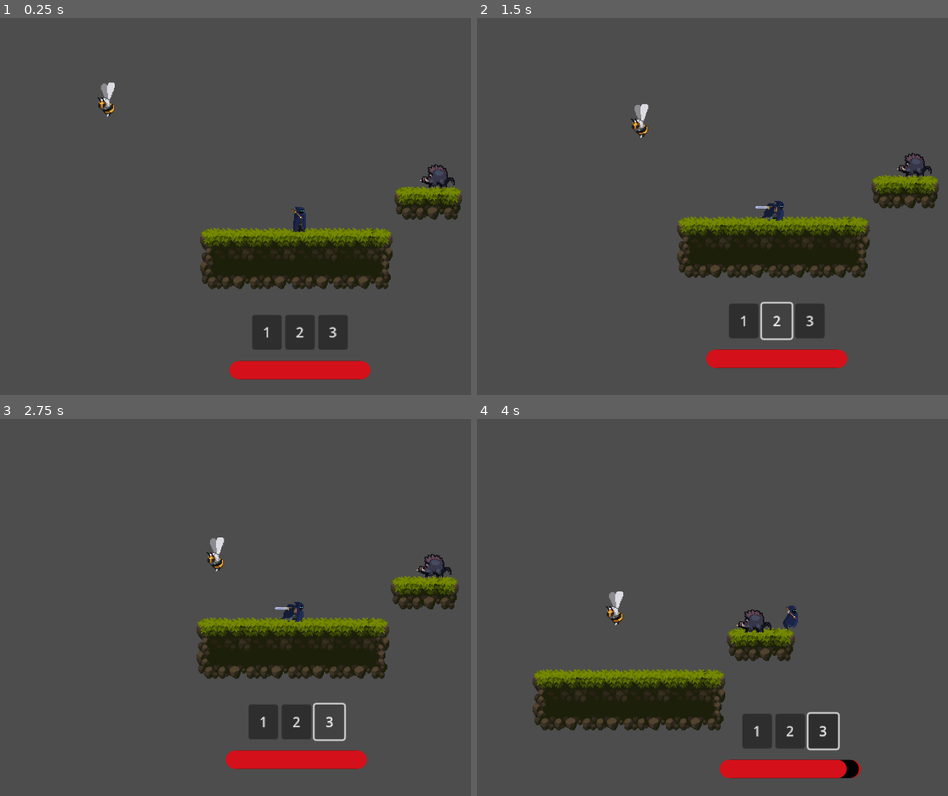
Above: before the commit, frames 1-4 (two rows, left to right).
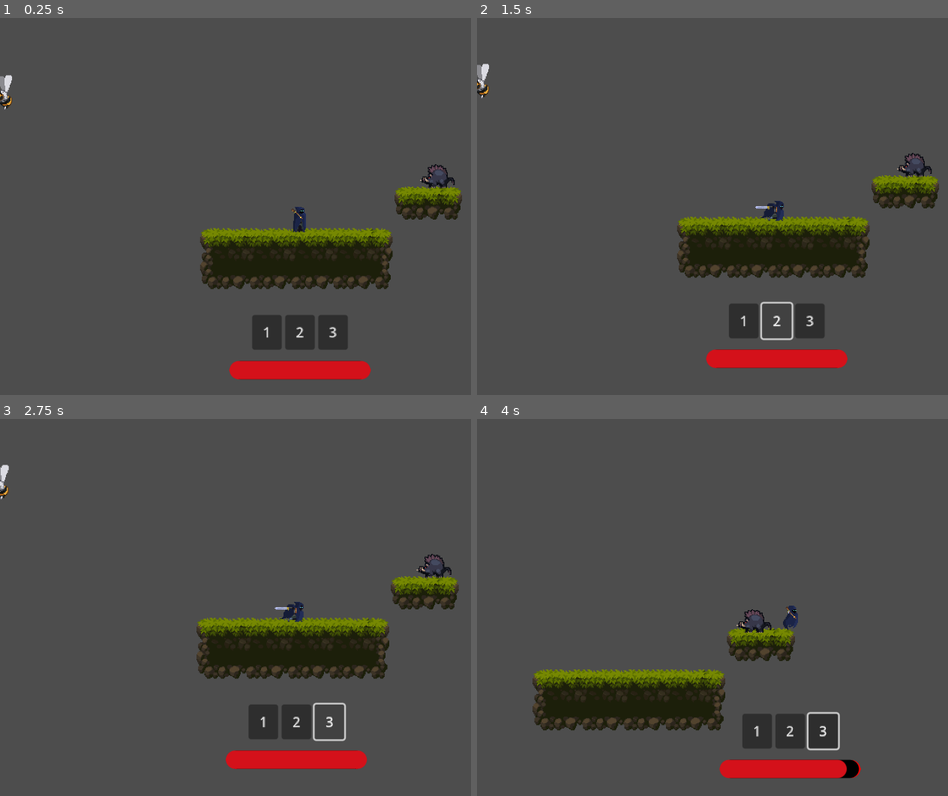
Above: after the commit, the same moments.

Repository: ACM-Game-Dev/Roguelike
Game: Godot game, scene res://Game/map.tscn
Two runs of this game, one before a commit and one after it. Both use one fixed random seed, a clock stepped at 60 frames per second and the inputs below. This scene is started directly instead of the project's main scene.
Inputs (mouse positions are in pixels of both pictures, inside the frame that each line leads up to):
- Up to frame 1 (0.25 s): no input
- Up to frame 2 (1.5 s): click "1" at 0.5 s; click "2" at 1.25 s
- Up to frame 3 (2.75 s): click "3" at 2 s
- Up to frame 4 (4 s): move the mouse to (910, 599) at 2.77 s; hold D (move_right) from 2.78 s (still down); click (910, 599) at 2.85 s; tap Space (jump) at 3.02, 3.77 s; move the mouse to (655, 637) at 3.52 s; click (655, 637) at 3.6 s

The runs differ from the first frame. In frame 1, 0.4% of the frame differs, in the area x 0-25%, y 15-27%; in frame 2, 0.4%; in frame 3, 0.3%; in frame 4, 0.2%.

Commit message:
Flying enemy moves using NavigationAgent2D

Diff:
--- a/SideScroller/Enemies/Flying/FlyingEnemy.gd
+++ b/SideScroller/Enemies/Flying/FlyingEnemy.gd
@@ -4,30 +4,45 @@
 
 @export var enemy_stats: FlyingEnemyStats
 @export var player: Player
+@onready var nav_agent = $NavigationAgent2D
+
 var direction = Vector2.RIGHT
 var damaging = false
+var in_range = false
 
 func _ready():
+	nav_agent.path_desired_distance = 4
+	nav_agent.target_desired_distance = 4
 	if !player:
-		player = get_parent().get_node("CharacterBody2D")
+		player = get_parent().get_node("Player")
 
 func _physics_process(delta):
+	if in_range:
+		nav_agent.target_position = player.global_position
 
-	if player:
-		direction = (player.global_position - global_position).normalized()
-		global_position += enemy_stats.SPEED * direction * delta
+	if nav_agent.is_navigation_finished():
+		return
+
+	var direction = (nav_agent.get_next_path_position() - global_position).normalized()
+	velocity = direction * enemy_stats.SPEED
 
 	if damaging:
 		player.take_damage(enemy_stats.DAMAGE)
 
 	move_and_slide()
 
-
 func _on_area_2d_body_entered(body):
 	if body.has_method("take_damage"):
 		damaging = true
 
-
 func _on_area_2d_body_exited(body):
 	if body.has_method("take_damage"):
 		damaging = false
+
+func _on_range_body_entered(body):
+	if body.name == "Player":
+		in_range = true
+
+func _on_range_body_exited(body):
+	if body.name == "Player":
+		in_range = false
--- a/SideScroller/Enemies/Flying/flying_enemy.tscn
+++ b/SideScroller/Enemies/Flying/flying_enemy.tscn
@@ -8,14 +8,19 @@
 resource_local_to_scene = true
 script = ExtResource("2_odqi5")
 DAMAGE = 1
-SPEED = 60.0
+SPEED = 80.0
 
 [sub_resource type="CircleShape2D" id="CircleShape2D_l66iu"]
 radius = 7.07107
 
 [sub_resource type="CircleShape2D" id="CircleShape2D_gnyop"]
 
+[sub_resource type="CircleShape2D" id="CircleShape2D_sed0b"]
+radius = 302.0
+
 [node name="FlyingEnemy" type="CharacterBody2D"]
+motion_mode = 1
+wall_min_slide_angle = 0.0
 script = ExtResource("1_hfp2b")
 enemy_stats = SubResource("Resource_l8els")
 
@@ -33,5 +38,19 @@
 texture = ExtResource("2_v5wq8")
 hframes = 4
 
+[node name="NavigationAgent2D" type="NavigationAgent2D" parent="."]
+avoidance_enabled = true
+max_speed = 60.0
+debug_enabled = true
+debug_path_custom_color = Color(0.870588, 0, 0, 1)
+
+[node name="Range" type="Area2D" parent="."]
+collision_layer = 0
+
+[node name="CollisionShape2D" type="CollisionShape2D" parent="Range"]
+shape = SubResource("CircleShape2D_sed0b")
+
 [connection signal="body_entered" from="Area2D" to="." method="_on_area_2d_body_entered"]
 [connection signal="body_exited" from="Area2D" to="." method="_on_area_2d_body_exited"]
+[connection signal="body_entered" from="Range" to="." method="_on_range_body_entered"]
+[connection signal="body_exited" from="Range" to="." method="_on_range_body_exited"]
--- a/SideScroller/Game/map.tscn
+++ b/SideScroller/Game/map.tscn
@@ -8,6 +8,7 @@
 [ext_resource type="Script" path="res://Items/item_pickup.gd" id="6_vcysp"]
 [ext_resource type="Script" path="res://Items/feather.gd" id="7_5c238"]
 [ext_resource type="PackedScene" uid="uid://d1f7ngdq5rld7" path="res://Enemies/Flying/flying_enemy.tscn" id="8_lbamq"]
+[ext_resource type="Script" path="res://Enemies/Flying/flying_enemy_stats.gd" id="8_r47hd"]
 [ext_resource type="Script" path="res://Player/PlayerStats.gd" id="9_m7p3i"]
 [ext_resource type="PackedScene" uid="uid://ca1e85fn40l64" path="res://Enemies/Ground/ground_enemy.tscn" id="10_yf8bm"]
 [ext_resource type="Script" path="res://Enemies/Ground/ground_enemy_stats.gd" id="11_i4rnn"]
@@ -484,6 +485,12 @@
 
 [sub_resource type="RectangleShape2D" id="RectangleShape2D_xnxu6"]
 
+[sub_resource type="Resource" id="Resource_vjg76"]
+resource_local_to_scene = true
+script = ExtResource("8_r47hd")
+DAMAGE = 1
+SPEED = 80.0
+
 [sub_resource type="Resource" id="Resource_yxtg4"]
 resource_local_to_scene = true
 script = ExtResource("9_m7p3i")
@@ -500,6 +507,12 @@
 DAMAGE = 1
 RANGE = 150.0
 
+[sub_resource type="NavigationPolygon" id="NavigationPolygon_xfju4"]
+vertices = PackedVector2Array(859, 78, 866, 567, 137, 567, 130, 74)
+polygons = Array[PackedInt32Array]([PackedInt32Array(0, 1, 2, 3)])
+outlines = Array[PackedVector2Array]([PackedVector2Array(120, 64, 869, 69, 876, 577, 127, 577)])
+source_geometry_group_name = &"navigation_polygon_source_group"
+
 [node name="Map" type="Node2D"]
 script = ExtResource("1_u1kog")
 
@@ -539,7 +552,8 @@
 script = ExtResource("7_5c238")
 
 [node name="FlyingEnemy" parent="." node_paths=PackedStringArray("player") instance=ExtResource("8_lbamq")]
-position = Vector2(264, 198)
+position = Vector2(159, 197)
+enemy_stats = SubResource("Resource_vjg76")
 player = NodePath("../Player")
 
 [node name="Player" parent="." instance=ExtResource("3_86lmv")]
@@ -551,6 +565,10 @@
 player = NodePath("../Player")
 enemy_stats = SubResource("Resource_0gkm4")
 
+[node name="NavigationRegion2D" type="NavigationRegion2D" parent="."]
+position = Vector2(3, 10)
+navigation_polygon = SubResource("NavigationPolygon_xfju4")
+
 [connection signal="body_entered" from="item_pickup2" to="item_pickup2" method="_on_body_entered"]
 
 [editable path="StaticBody2D"]
--- a/SideScroller/Levels/randroomgenerating.tscn
+++ b/SideScroller/Levels/randroomgenerating.tscn
@@ -10,6 +10,16 @@
 [ext_resource type="PackedScene" uid="uid://kir4rjhh7whe" path="res://Levels/room7.tscn" id="8_2nlhd"]
 [ext_resource type="PackedScene" uid="uid://o6ih4vegxxxq" path="res://Levels/room8.tscn" id="9_r3vwf"]
 [ext_resource type="PackedScene" uid="uid://bn8g0lgjvplhw" path="res://Player/Player.tscn" id="10_8qk32"]
+[ext_resource type="Script" path="res://Player/PlayerStats.gd" id="11_vse8v"]
+
+[sub_resource type="Resource" id="Resource_28uu5"]
+resource_local_to_scene = true
+script = ExtResource("11_vse8v")
+MAX_HEALTH = 100
+CURR_HEALTH = 100
+MOVE_SPEED = 150.0
+JUMP_POWER = -400.0
+NUM_JUMPS = 1
 
 [node name="Randroomgenerating" type="Node2D"]
 
@@ -27,3 +37,4 @@
 
 [node name="Player" parent="." instance=ExtResource("10_8qk32")]
 position = Vector2(227, 365)
+playerStats = SubResource("Resource_28uu5")
Not shown: 1 places in SideScroller/Enemies/Flying/flying_enemy.tscn that only renumber resources
Not shown: 1 places in SideScroller/Game/map.tscn that only renumber resources
Not shown: 1 places in SideScroller/Levels/randroomgenerating.tscn that only renumber resources
